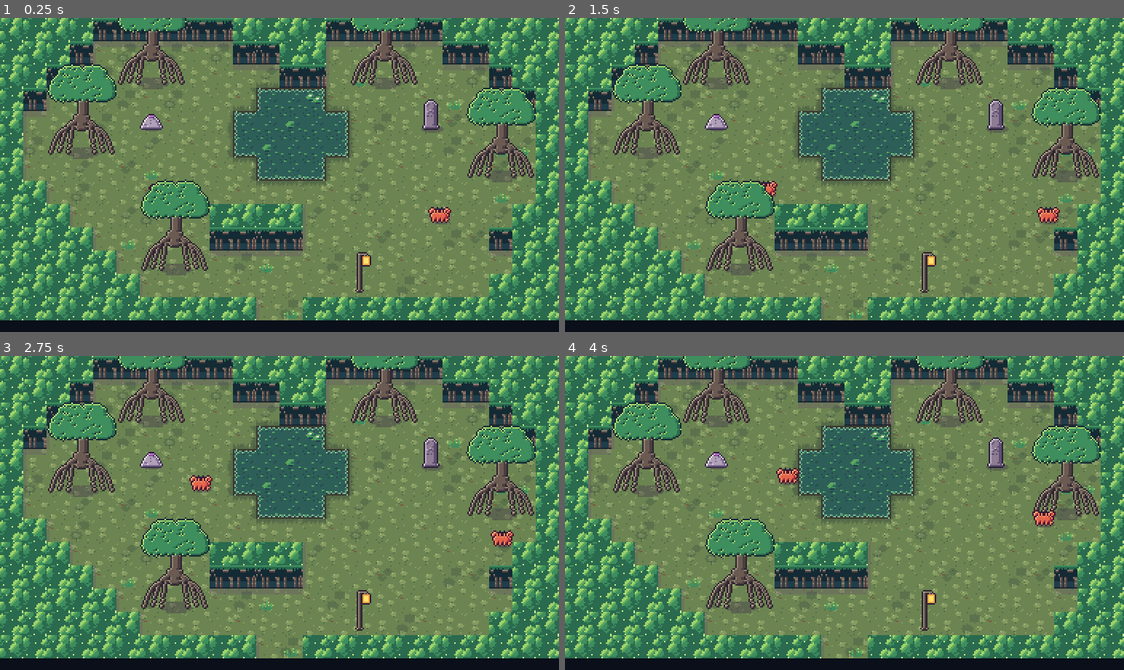
Above: before the commit, frames 1-4 (two rows, left to right).
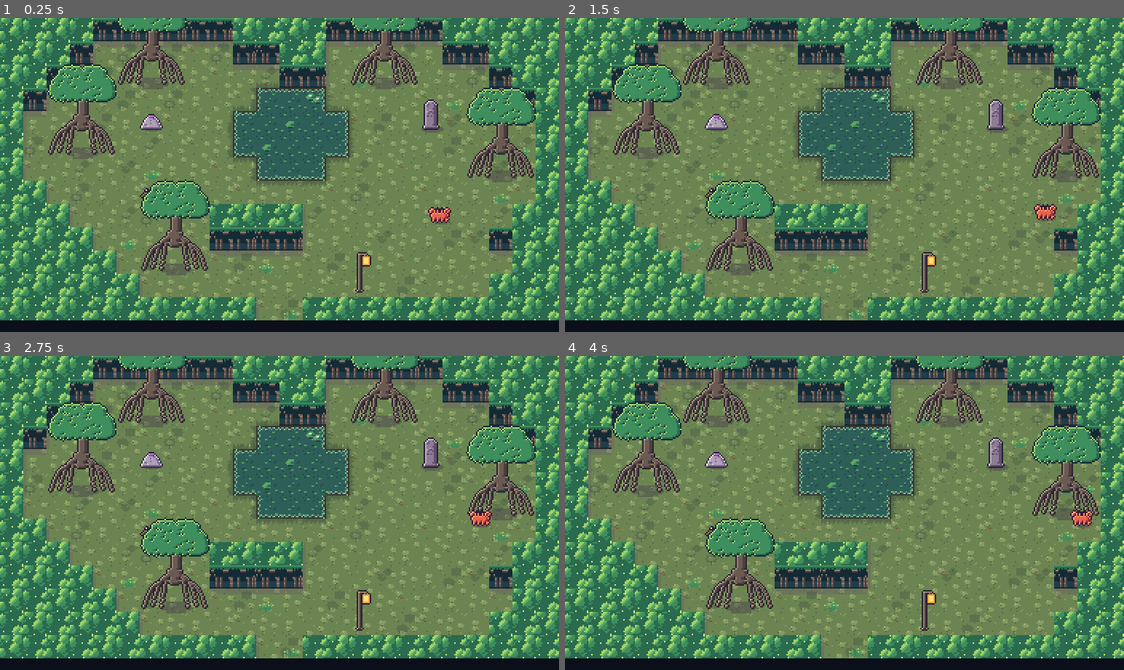
Above: after the commit, the same moments.

Repository: ashciraulo/Leviathan
Game: Godot game, scene res://rooms/room_3_-1.tscn
Two runs of this game, one before a commit and one after it. Both use one fixed random seed, a clock stepped at 60 frames per second and the inputs below. This scene is started directly instead of the project's main scene.
Inputs (mouse positions are in pixels of both pictures, inside the frame that each line leads up to):
- Up to frame 1 (0.25 s): no input
- Up to frame 2 (1.5 s): move the mouse to (967, 159) at 0.52 s; hold D (move_right) 0.53-1.28 s; hold J (attack) 0.53-1.28 s; move the mouse to (732, 190) at 1.27 s; hold S (move_down) from 1.28 s (still down); tap H (hum) at 1.35 s
- Up to frame 3 (2.75 s): move the mouse to (335, 443) at 2.02 s; release S (move_down) at 2.03 s; hold D (move_right) from 2.03 s (still down); tap K (interact) at 2.1 s
- Up to frame 4 (4 s): move the mouse to (816, 575) at 2.77 s; release D (move_right) at 2.78 s; hold W (move_up) 2.78-3.53 s; tap U (item_1) at 2.85 s; move the mouse to (1012, 560) at 3.52 s; hold A (move_left) from 3.53 s (still down); tap I (item_2) at 3.6 s

The runs differ from the first frame. In frame 1, less than 0.1% of the frame differs, in the area x 25-28%, y 52-58%; in frame 2, 0.3%; in frame 3, 0.6%, in the area x 25-92%, y 37-62%; in frame 4, 0.6%.

Commit message:
Bogskipper: a Brinewood ambusher
Lies buried with only its eyes showing and can't be hit. When Wren comes
close it heaves out of the mud, mouth open and shaking (the tell), leaps,
hops about, then burrows again. Placed in the three Brinewood rooms;
smoke test covers the buried immunity and the rise.

Co-Authored-By: Claude Opus 5.5 <noreply@anthropic.com>
Claude-Session: https://claude.ai/code/session_01UYEn5UPccDyrfNhgn9YYhF

Diff:
--- a/rooms/room_3_-1.tscn
+++ b/rooms/room_3_-1.tscn
@@ -13,7 +13,7 @@
 #.....s...~~~~~...T....#
 #..M......~~~~~........#
 #..........~~~.......M.#
-##....c................#
+##....m................#
 ###......####.....c...##
 ####.....####........###
 #####..M..............##
--- a/rooms/room_3_0.tscn
+++ b/rooms/room_3_0.tscn
@@ -10,7 +10,7 @@
 #......................#
 #..M........l......M...#
 #.........~~~..........#
-#...c....~~~~~.....c...#
+#...c....~~~~~.....m...#
 ..........~~~...........
 ........................
 ....M..............M....
--- a/rooms/room_4_0.tscn
+++ b/rooms/room_4_0.tscn
@@ -7,15 +7,15 @@
 name_key = "ROOM_WRECK_STRAND"
 biome = "brinewood"
 layout = "########################
-#......................#
-#...W..........l.......#
-#..........~~~~~~......#
-#....u....~~~~~~~~.....#
-..........~~~~~~~~...W.#
-.....b.....~~~~~~......#
-.......................#
-#.......W..........s...#
-#..l...................#
-#.....o.......M........#
-#......................#
+..........m............#
+..........m............#
+..........m............#
+..........m............#
+..........m............#
+..........m............#
+..........m............#
+..........m............#
+..........m............#
+..........m............#
+..........m............#
 ########################"
--- a/scripts/art/art.gd
+++ b/scripts/art/art.gd
@@ -7,6 +7,7 @@
 const SWORD := preload("res://assets/sprites/sword.png")
 const SCUTTLER := preload("res://assets/sprites/scuttler.png")
 const SPITTER := preload("res://assets/sprites/spitter.png")
+const BOGSKIPPER := preload("res://assets/sprites/bogskipper.png")
 const SHELLBACK := preload("res://assets/sprites/shellback.png")
 const TIDESTONE := preload("res://assets/sprites/tidestone.png")
 const SHOT := preload("res://assets/sprites/shot.png")
--- /dev/null
+++ b/scripts/enemies/bogskipper.gd
@@ -0,0 +1,116 @@
+class_name Bogskipper
+extends Enemy
+## Ambusher (a Brinewood mudskipper). Lies buried with only its eyes showing,
+## where it can't be hit. When Wren comes close it heaves up out of the mud,
+## mouth open and shaking (the tell), then leaps at Wren. After a few hops
+## around it burrows again.
+
+enum Mode { HIDDEN, RISE, LEAP, HOP, BURROW }
+
+const WAKE_RANGE := 56.0
+const RISE_TIME := 0.5
+const LEAP_TIME := 0.4
+const LEAP_SPEED := 140.0
+const LEAP_HEIGHT := 10.0
+const HOP_TIME := 2.4
+const HOP_SPEED := 36.0
+const BURROW_TIME := 0.4
+
+var mode := Mode.HIDDEN
+var _timer := 0.0
+var _direction := Vector2.ZERO
+var _hop_phase := 0.0
+
+
+func _init() -> void:
+	max_hp = 2
+	body_size = Vector2(12, 8)
+
+
+func _ready() -> void:
+	super()
+	_set_exposed(false)
+
+
+func _think(delta: float) -> void:
+	_timer -= delta
+	var player := get_player()
+	match mode:
+		Mode.HIDDEN:
+			velocity = Vector2.ZERO
+			if player and global_position.distance_to(player.global_position) < WAKE_RANGE:
+				mode = Mode.RISE
+				_timer = RISE_TIME
+				_set_exposed(true)
+		Mode.RISE:
+			velocity = Vector2.ZERO
+			if _timer <= 0.0:
+				mode = Mode.LEAP
+				_timer = LEAP_TIME
+				_direction = (player.global_position - global_position).normalized() if player else Vector2.DOWN
+		Mode.LEAP:
+			velocity = _direction * LEAP_SPEED
+			if _timer <= 0.0 or get_slide_collision_count() > 0:
+				mode = Mode.HOP
+				_timer = HOP_TIME
+		Mode.HOP:
+			_hop_phase += delta
+			if int(_hop_phase / 0.5) != int((_hop_phase - delta) / 0.5):
+				_direction = Vector2.from_angle(randf() * TAU)
+			velocity = _direction * HOP_SPEED if fmod(_hop_phase, 0.5) < 0.25 else Vector2.ZERO
+			if _timer <= 0.0:
+				mode = Mode.BURROW
+				_timer = BURROW_TIME
+		Mode.BURROW:
+			velocity = Vector2.ZERO
+			if _timer <= 0.0:
+				mode = Mode.HIDDEN
+				_set_exposed(false)
+
+
+## Hidden in the mud: no contact damage and nothing for the sword to hit.
+func _set_exposed(exposed: bool) -> void:
+	_contact.active = exposed
+	_hurtbox.set_deferred("monitorable", exposed)
+
+
+func is_exposed() -> bool:
+	return mode != Mode.HIDDEN
+
+
+func _on_hurt() -> void:
+	# Knocked out of a leap: flop about, then dig back in.
+	if mode == Mode.LEAP or mode == Mode.RISE:
+		mode = Mode.HOP
+		_timer = HOP_TIME
+
+
+func _make_sprite() -> Sprite2D:
+	return Art.sprite(Art.BOGSKIPPER, 3, 1, 12)
+
+
+func _update_sprite() -> void:
+	match mode:
+		Mode.HIDDEN:
+			_sprite.frame = 0
+		Mode.RISE:
+			_sprite.frame = 1
+			if ai_enabled:
+				_jitter(_timer)
+		Mode.BURROW:
+			_sprite.frame = 1
+		Mode.LEAP:
+			_sprite.frame = 2
+			var t := 1.0 - _timer / LEAP_TIME
+			_sprite.position.y -= roundf(sin(t * PI) * LEAP_HEIGHT)
+		Mode.HOP:
+			_sprite.frame = 2
+			var p := fmod(_hop_phase, 0.5) / 0.25
+			if p < 1.0:
+				_sprite.position.y -= roundf(sin(p * PI) * 3.0)
+
+
+func take_hit(damage: int, direction: Vector2) -> HitResult:
+	if mode == Mode.HIDDEN:
+		return HitResult.IGNORED
+	return super(damage, direction)
--- a/scripts/world/room.gd
+++ b/scripts/world/room.gd
@@ -7,6 +7,7 @@
 ##          .  floor          P  start position (first room only)
 ##          T  Tidestone      c  Scuttler (chaser)
 ##          s  Spitter (shooter)    b  Shellback (blocker)
+##          m  Bogskipper (ambusher, hides in the mud)
 ##          o  pot   u  barrel   f  rope fence   n  signpost
 ##          H  hut   L  lighthouse   M  mangrove   W  wreck
 ##          l  lantern post   (big props: put the letter where the
@@ -129,6 +130,8 @@
 			node = Scuttler.new()
 		"s":
 			node = Spitter.new()
+		"m":
+			node = Bogskipper.new()
 		"b":
 			node = Shellback.new()
 		_ when Prop.is_prop(tile):
--- a/tests/smoke_test.gd
+++ b/tests/smoke_test.gd
@@ -214,6 +214,22 @@
 	shell.queue_free()
 	await _wait(0.1)
 
+	# Bogskipper can't be hit while buried, rises when Wren comes close.
+	var bog := Bogskipper.new()
+	bog.position = Vector2(150, row_y)
+	room.add_child(bog)
+	player.global_position = room.global_position + Vector2(300, row_y)
+	await _wait(0.1)
+	_check(bog.take_hit(1, Vector2.RIGHT) == Enemy.HitResult.IGNORED, "a buried Bogskipper can't be hit")
+	_check(not bog.is_exposed(), "Bogskipper stays buried while Wren is far away")
+	player.global_position = room.global_position + Vector2(150 - Bogskipper.WAKE_RANGE + 16, row_y)
+	await _wait(Bogskipper.RISE_TIME * 0.5)
+	_check(bog.mode == Bogskipper.Mode.RISE, "Bogskipper rises when Wren comes close")
+	_check(bog.take_hit(1, Vector2.RIGHT) == Enemy.HitResult.HIT, "a risen Bogskipper can be hit")
+	bog.queue_free()
+	GameState.refill()
+	await _wait(0.1)
+
 	# Hold Sword to charge, release to spin: hits all around for 2.
 	var ring_crab := Scuttler.new()
 	ring_crab.ai_enabled = false
Binary file added: assets/sprites/bogskipper.png
